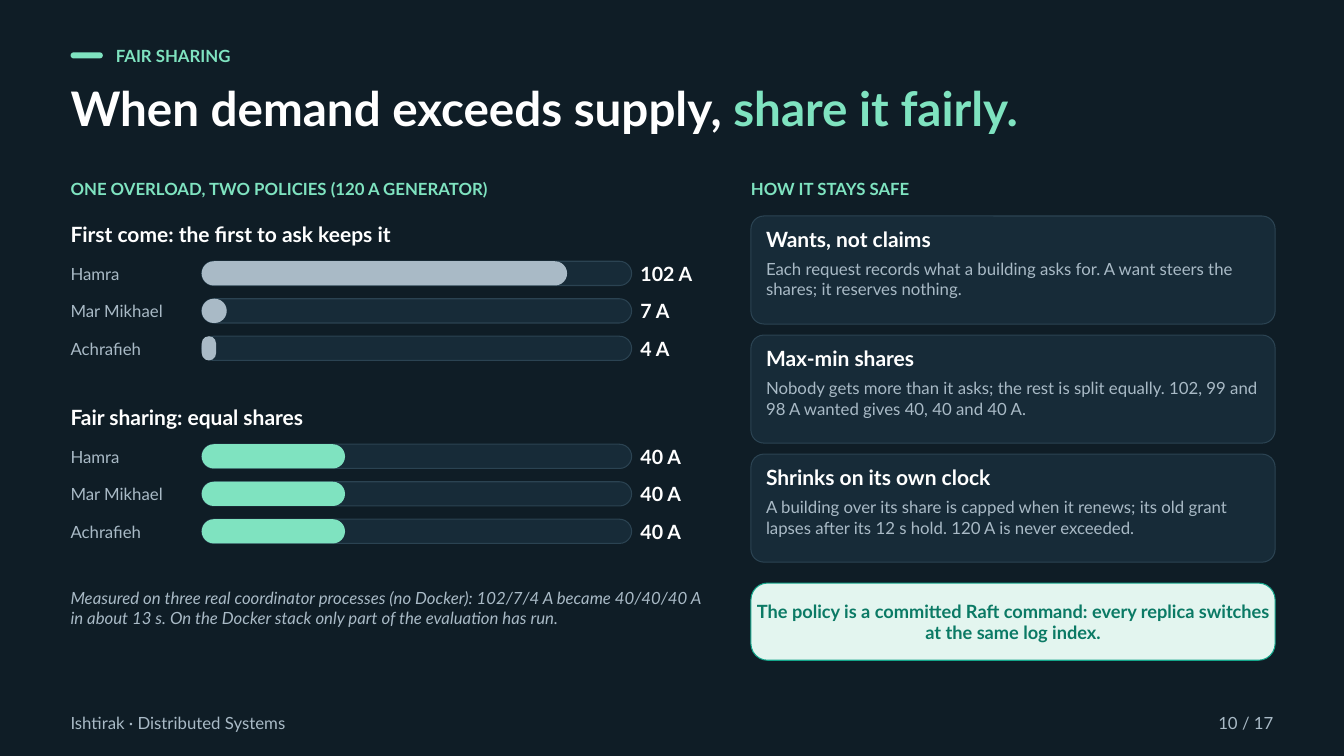
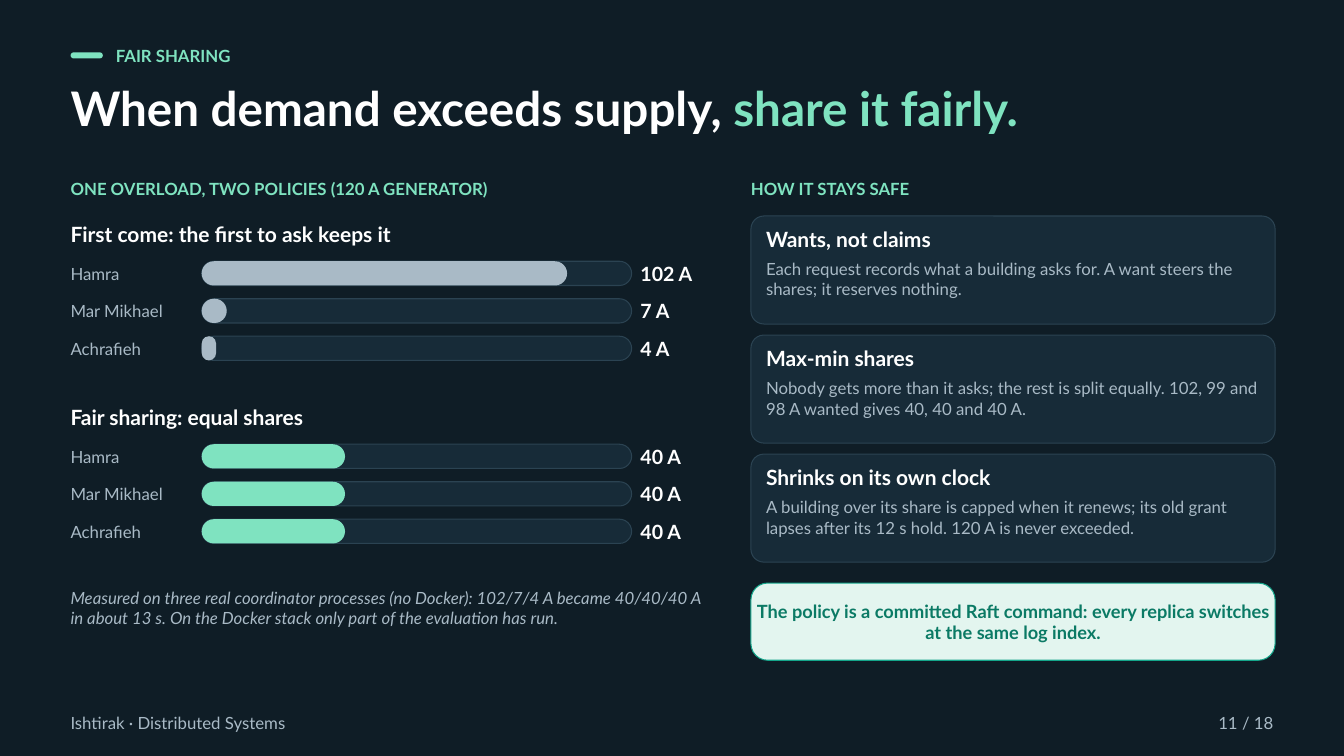
Before and after one commit to Roy-r2004/Ishtirak, a slide deck: slide 11 of docs/Ishtirak_Presentation.pptx (slide 10 before the commit). Drawn at 1344x756 pixels with LibreOffice and Linux fonts; fonts in the diff are those of the drawing. Boxes give left, top, right and bottom in pixels: in the first picture for what was removed or moved away, otherwise in the second. Text is boxed around its words. In the diff, an @@ line names an element or a change of style, - is before the commit and + after.

```diff
--- a/docs/Ishtirak_Presentation.pptx
+++ b/docs/Ishtirak_Presentation.pptx
@@ text at [1218, 717, 1273, 729]: text changed @@
-10 / 17
+11 / 18
```
Also in this commit, not shown: 15 other slides changed, 1 slide added, 3 other files.
